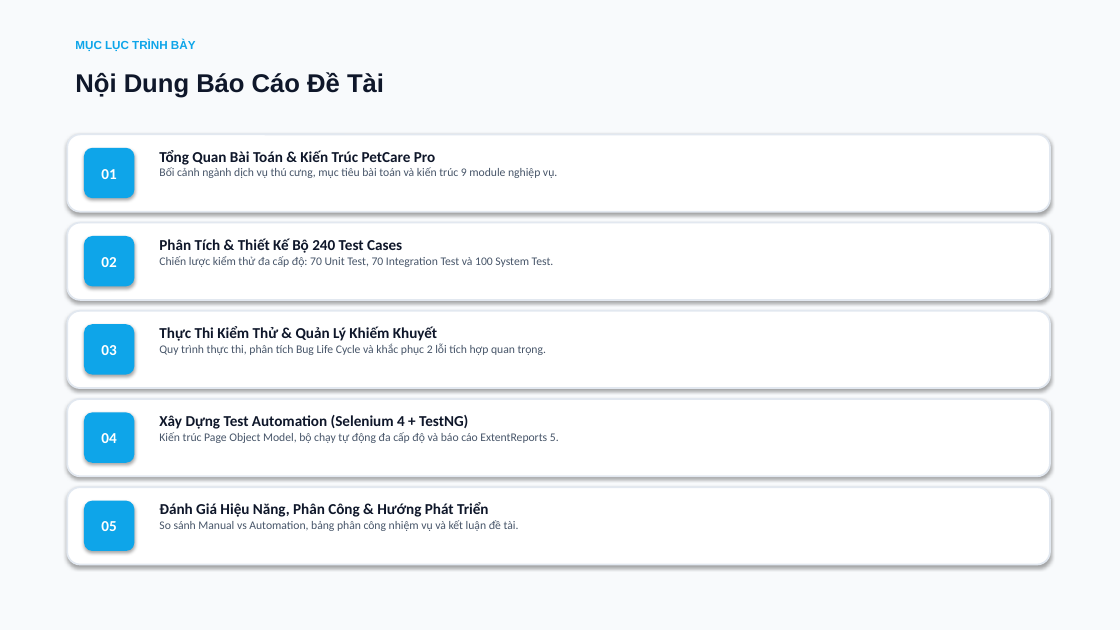
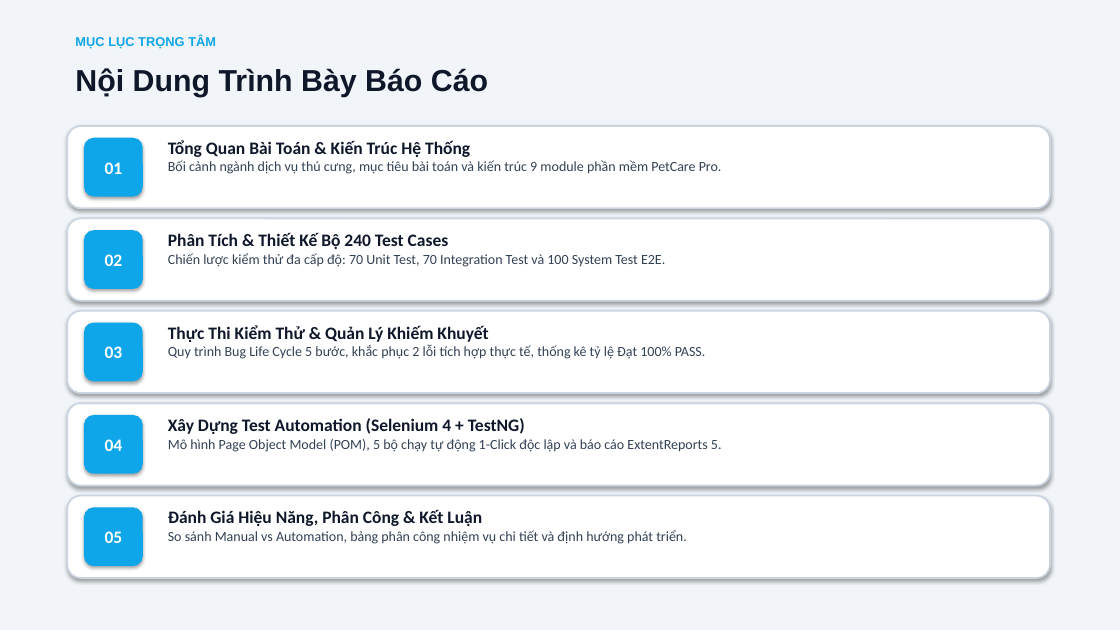
Before and after one commit to xuanmanh398/KiemThuPhanMem, a slide deck: slide 2 of BaoCao/Slide_BaoCao_DeTai4_Nhom9.pptx. Drawn at 1120x630 pixels with LibreOffice and Linux fonts; fonts in the diff are those of the drawing. Boxes give left, top, right and bottom in pixels: in the first picture for what was removed or moved away, otherwise in the second. Text is boxed around its words. In the diff, an @@ line names an element or a change of style, - is before the commit and + after.

Commit message:
fix(slides): optimize font sizes and card layouts for balanced presentation

```diff
--- a/BaoCao/Slide_BaoCao_DeTai4_Nhom9.pptx
+++ b/BaoCao/Slide_BaoCao_DeTai4_Nhom9.pptx
@@ rectangle at [0,0,1120,630]: fill #F8FAFC to #F1F5F9; outline #F8FAFC 0.75 pt to none @@
@@ text at [75,36,216,49]: text changed; size 10 to 11 pt @@
-MỤC LỤC TRÌNH BÀY
+MỤC LỤC TRỌNG TÂM
@@ text at [75,68,488,97]: text changed; size 22 to 26 pt @@
-Nội Dung Báo Cáo Đề Tài
+Nội Dung Trình Bày Báo Cáo
@@ rounded rectangle: place and size @@
-rounded rectangle at [67,134,1050,212]
+rounded rectangle at [67,126,1050,208]
@@ rounded rectangle "01": place and size @@
-rounded rectangle "01" at [84,148,134,198]
+rounded rectangle "01" at [84,138,143,197]
@@ text at [168,140,722,174]: text changed; size 10 to 12 pt; text colour #475569 to #334155 @@
-Tổng Quan Bài Toán & Kiến Trúc PetCare Pro
-Bối cảnh ngành dịch vụ thú cưng, mục tiêu bài toán và kiến trúc 9 module nghiệp vụ.
+Tổng Quan Bài Toán & Kiến Trúc Hệ Thống
+Bối cảnh ngành dịch vụ thú cưng, mục tiêu bài toán và kiến trúc 9 module phần mềm PetCare Pro.
@@ rounded rectangle: place and size @@
-rounded rectangle at [67,223,1050,300]
+rounded rectangle at [67,218,1050,301]
@@ rounded rectangle "02": place and size @@
-rounded rectangle "02" at [84,236,134,287]
+rounded rectangle "02" at [84,230,143,289]
@@ text "Phân Tích & Thiết Kế ...": place and size @@
-text "Phân Tích & Thiết Kế ..." at [159,238,554,267]
+text "Phân Tích & Thiết Kế ..." at [168,232,665,267]
@@ text at [168,232,449,249]: size 13 to 15 pt in "Phân Tích & Thiết Kế Bộ 240 ..." @@
@@ text at [168,253,665,267]: text changed; size 10 to 12 pt; text colour #475569 to #334155 @@
-Chiến lược kiểm thử đa cấp độ: 70 Unit Test, 70 Integration Test và 100 System Test.
+Chiến lược kiểm thử đa cấp độ: 70 Unit Test, 70 Integration Test và 100 System Test E2E.
@@ rounded rectangle: place and size @@
-rounded rectangle at [67,311,1050,388]
+rounded rectangle at [67,311,1050,393]
@@ rounded rectangle "03": place and size @@
-rounded rectangle "03" at [84,324,134,375]
+rounded rectangle "03" at [84,323,143,381]
@@ text "Thực Thi Kiểm Thử & ...": place and size @@
-text "Thực Thi Kiểm Thử & ..." at [159,326,546,355]
+text "Thực Thi Kiểm Thử & ..." at [168,325,706,359]
@@ text at [168,325,488,342]: size 13 to 15 pt in "Thực Thi Kiểm Thử & Quản Lý ..." @@
@@ text at [168,344,706,359]: text changed; size 10 to 12 pt; text colour #475569 to #334155 @@
-Quy trình thực thi, phân tích Bug Life Cycle và khắc phục 2 lỗi tích hợp quan trọng.
+Quy trình Bug Life Cycle 5 bước, khắc phục 2 lỗi tích hợp thực tế, thống kê tỷ lệ Đạt 100% PASS.
@@ rounded rectangle: place and size @@
-rounded rectangle at [67,399,1050,476]
+rounded rectangle at [67,403,1050,486]
@@ rounded rectangle "04": place and size @@
-rounded rectangle "04" at [84,413,134,463]
+rounded rectangle "04" at [84,415,143,474]
@@ text "Xây Dựng Test Automation (Selenium ...": place and size @@
-text "Xây Dựng Test Automation (Selenium ..." at [159,415,559,443]
+text "Xây Dựng Test Automation (Selenium ..." at [168,418,722,452]
@@ text at [168,418,525,434]: size 13 to 15 pt in "Xây Dựng Test Automation (Selenium 4 + ..." @@
@@ text at [168,439,722,452]: text changed; size 10 to 12 pt; text colour #475569 to #334155 @@
-Kiến trúc Page Object Model, bộ chạy tự động đa cấp độ và báo cáo ExtentReports 5.
+Mô hình Page Object Model (POM), 5 bộ chạy tự động 1-Click độc lập và báo cáo ExtentReports 5.
@@ outline #E2E8F0 1.5 pt to #CBD5E1 1.5 pt in 5 elements at [67,218,1050,301], [67,311,1050,393], [67,126,1050,208], [67,403,1050,486], [67,496,1050,578] @@
@@ rounded rectangle: place and size @@
-rounded rectangle at [67,487,1050,565]
+rounded rectangle at [67,496,1050,578]
@@ size 13 to 15 pt in 5 elements at [84,230,143,289], [84,323,143,381], [84,138,143,197], [84,415,143,474], [84,507,143,566] @@
@@ rounded rectangle "05": place and size @@
-rounded rectangle "05" at [84,501,134,551]
+rounded rectangle "05" at [84,507,143,566]
@@ text at [168,509,687,544]: text changed; size 10 to 12 pt; text colour #475569 to #334155 @@
-Đánh Giá Hiệu Năng, Phân Công & Hướng Phát Triển
-So sánh Manual vs Automation, bảng phân công nhiệm vụ và kết luận đề tài.
+Đánh Giá Hiệu Năng, Phân Công & Kết Luận
+So sánh Manual vs Automation, bảng phân công nhiệm vụ chi tiết và định hướng phát triển.
```
Also in this commit, not shown: 11 other slides changed.
